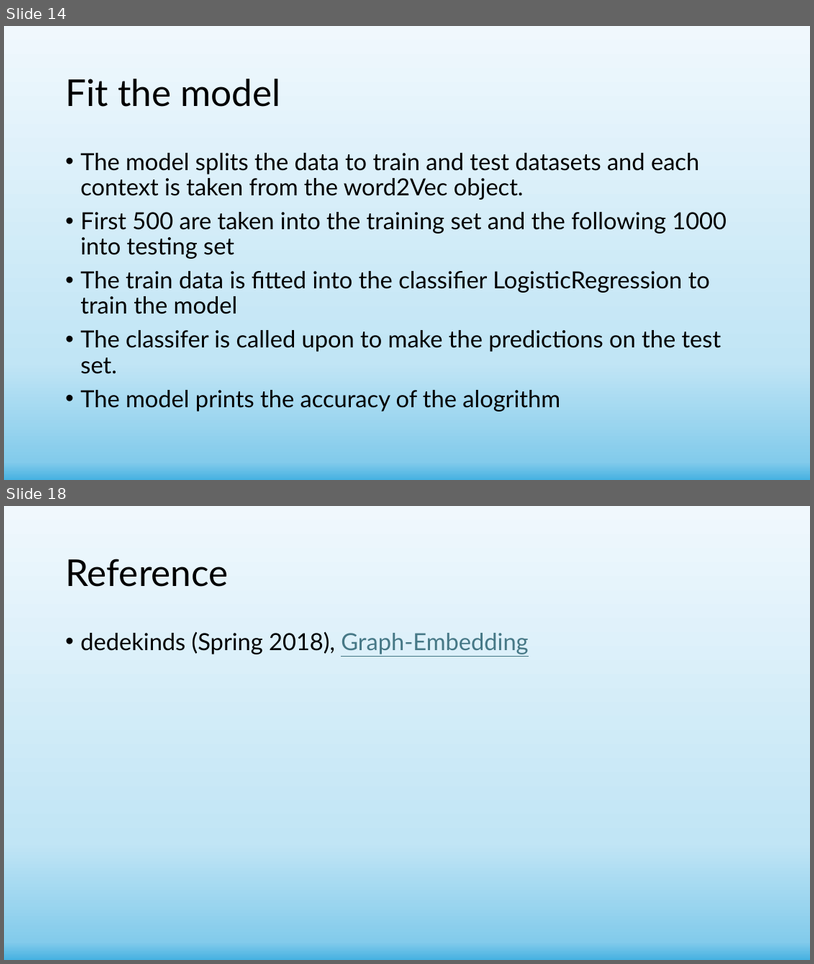
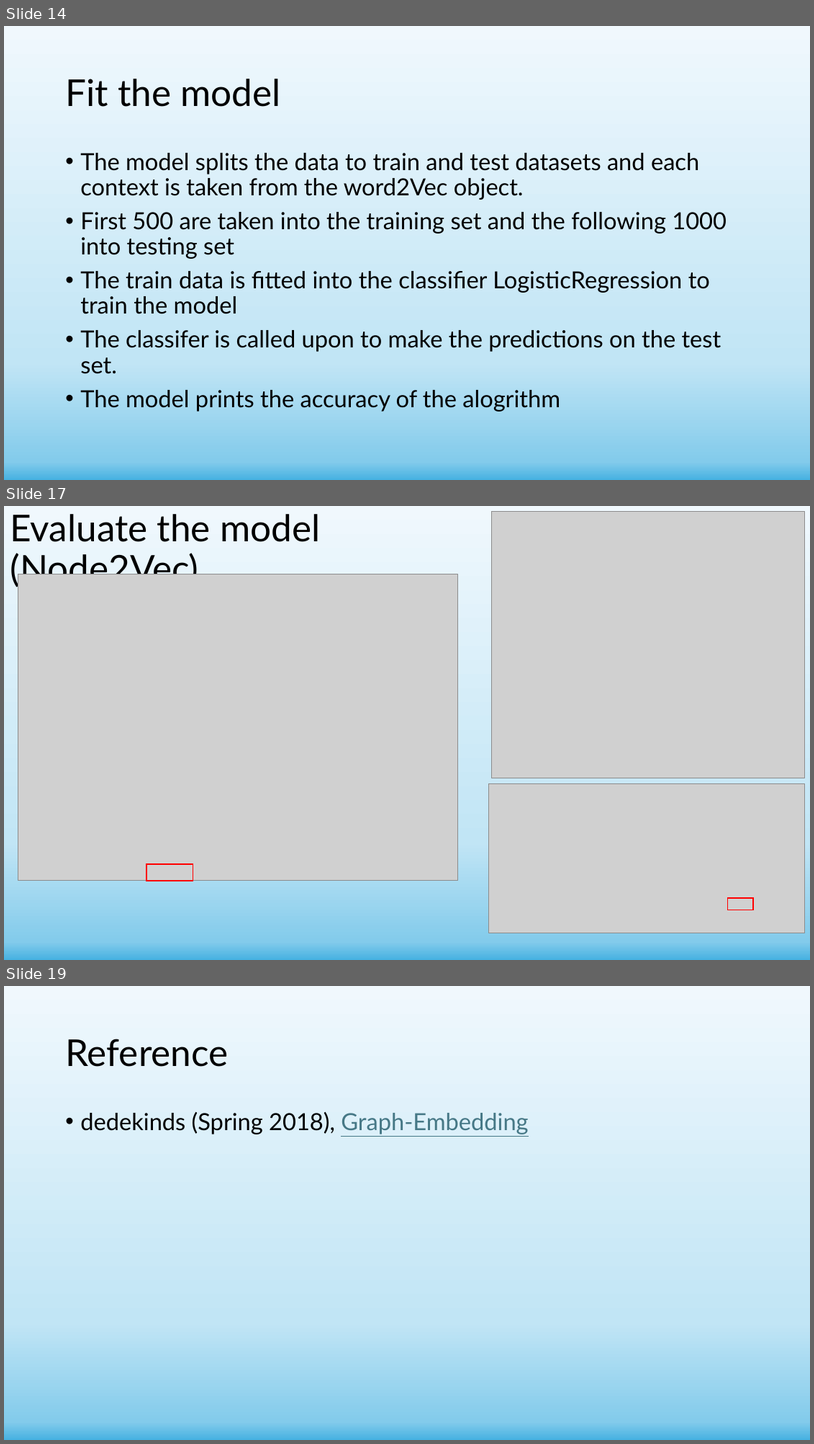
Before and after one commit to shachar700/Graph-Embedding, a slide deck: doc/Graph-Embedding Presentation.pptx. Shown one above the other, each under a label of ours: slides 14 and 18 before the commit, slides 14, 17 and 19 after it; the slides between them are not shown. The pictures are 814x964 and 814x1444 pixels, drawn with LibreOffice and Linux fonts; fonts in the diff are those of the drawing; grey boxes stand for pictures. Boxes give left, top, right and bottom in pixels: in the first picture for what was removed or moved away, otherwise in the second. Text is boxed around its words. In the diff, an @@ line names an element or a change of style, - is before the commit and + after.

```diff
--- a/doc/Graph-Embedding Presentation.pptx
+++ b/doc/Graph-Embedding Presentation.pptx
@@ slide 17 added at <box>4,506,810,960</box>, background gradient #F0F8FD to #C1E5F5 to #83CBEB to #46B1E1 @@
@@ title added at <box>10,514,320,589</box>, 44 pt, text #000000 @@
+Evaluate the model (Node2Vec)
@@ picture added at <box>491,512,805,778</box> @@
@@ picture added at <box>18,574,458,880</box> @@
@@ picture added at <box>489,783,805,932</box> @@
@@ rectangle added at <box>147,864,193,880</box>, outline #FF0000 1.5 pt @@
@@ rectangle added at <box>728,898,754,910</box>, outline #FF0000 1.5 pt @@
@@ what was slide 18 is now slide 19 @@
```
Also in this commit, not shown: 6 slides changed, 1 other slide added, 1 slide removed, 10 other files.
